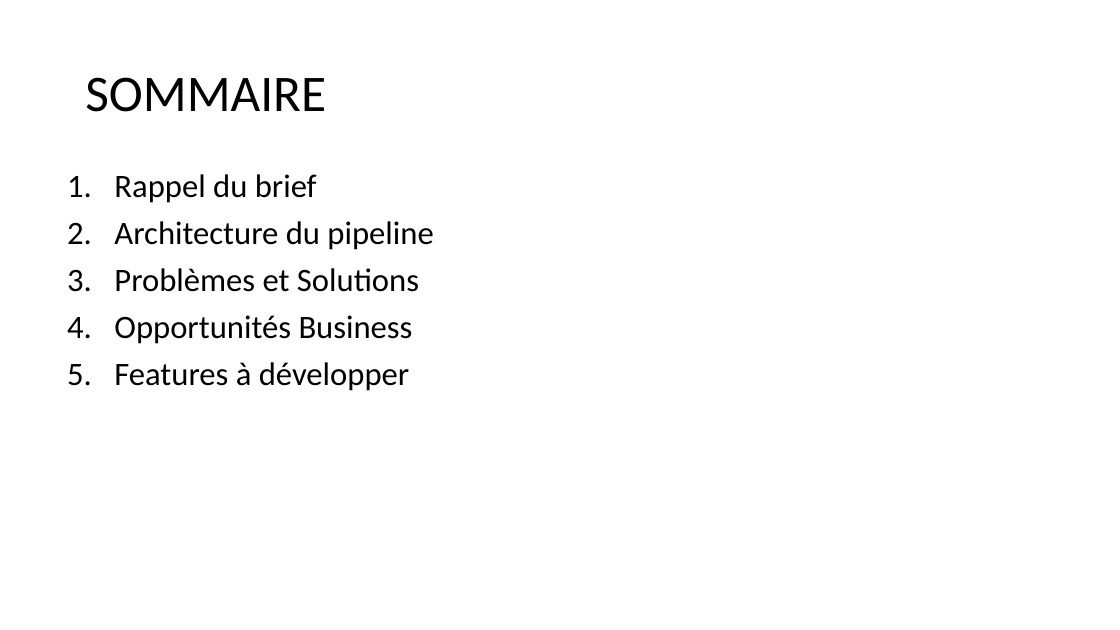
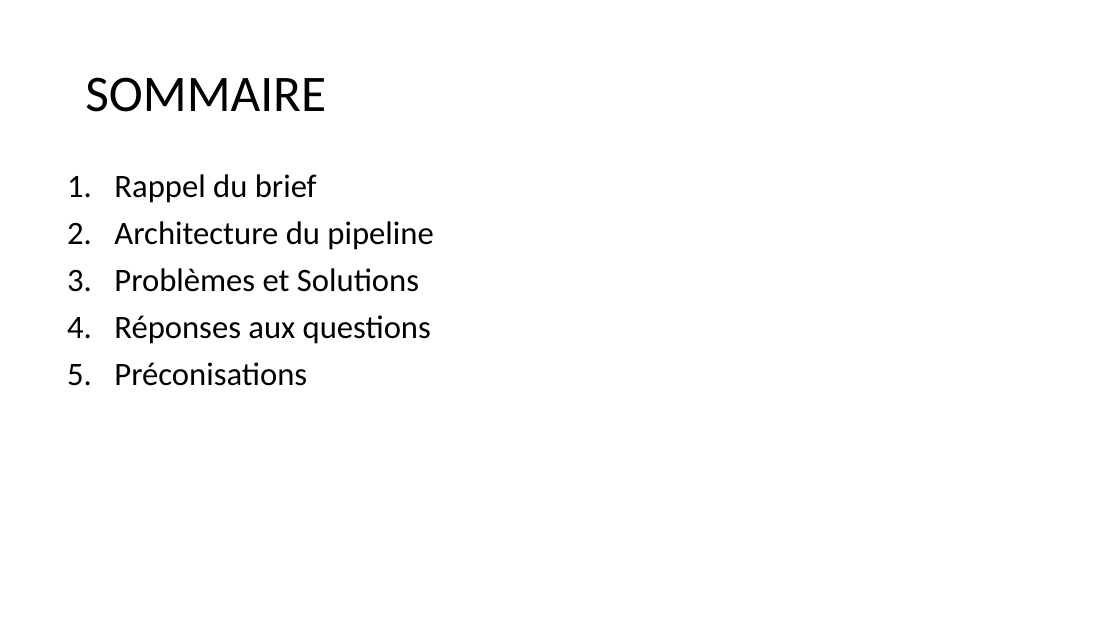
Before and after one commit to antoinersw/data-pipeline, a slide deck: slide 2 of présentation.pptx. Drawn at 1120x630 pixels with LibreOffice and Linux fonts; fonts in the diff are those of the drawing. Boxes give left, top, right and bottom in pixels: in the first picture for what was removed or moved away, otherwise in the second. Text is boxed around its words. In the diff, an @@ line names an element or a change of style, - is before the commit and + after.

```diff
--- a/présentation.pptx
+++ b/présentation.pptx
@@ text at box(114, 315, 431, 386): text changed @@
-4. Opportunités Business
-5. Features à développer
+4. Réponses aux questions
+5. Préconisations
```
Also in this commit, not shown: 5 other slides changed, 8 slides added, 2 slides removed, 2 other files.
